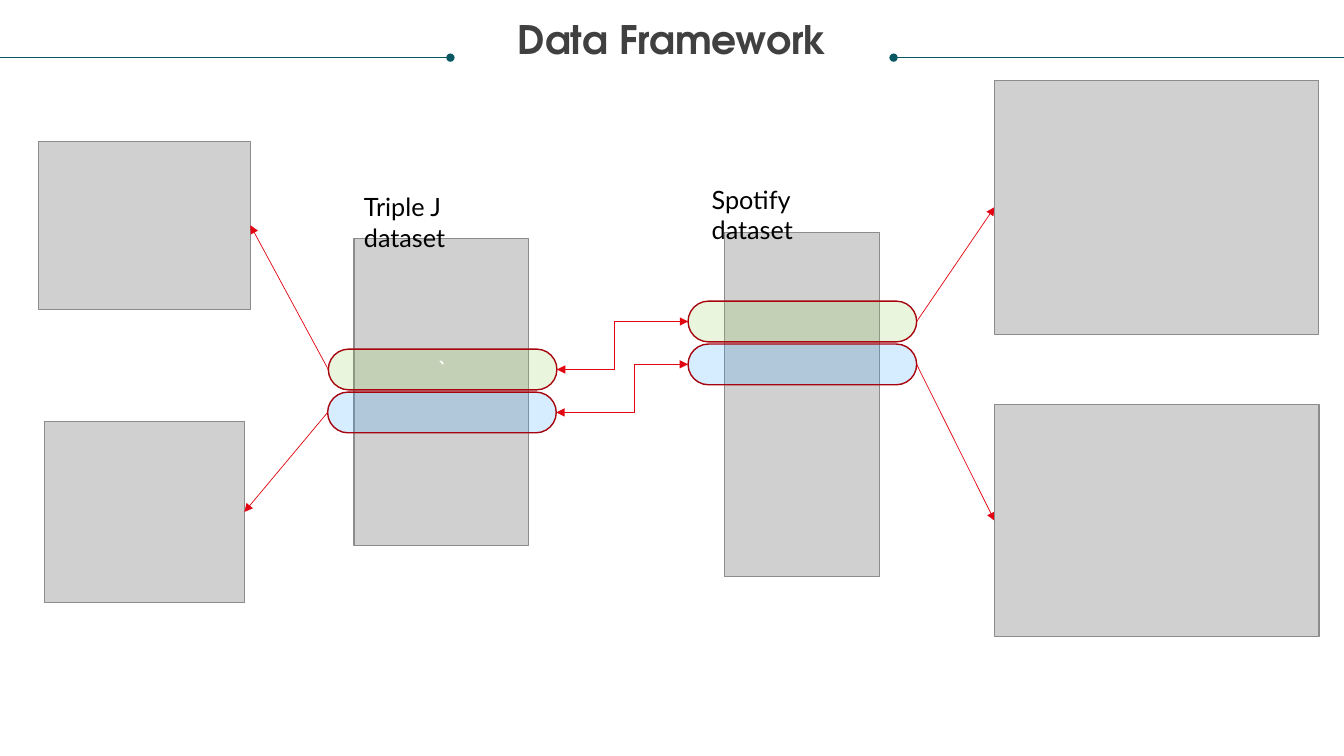
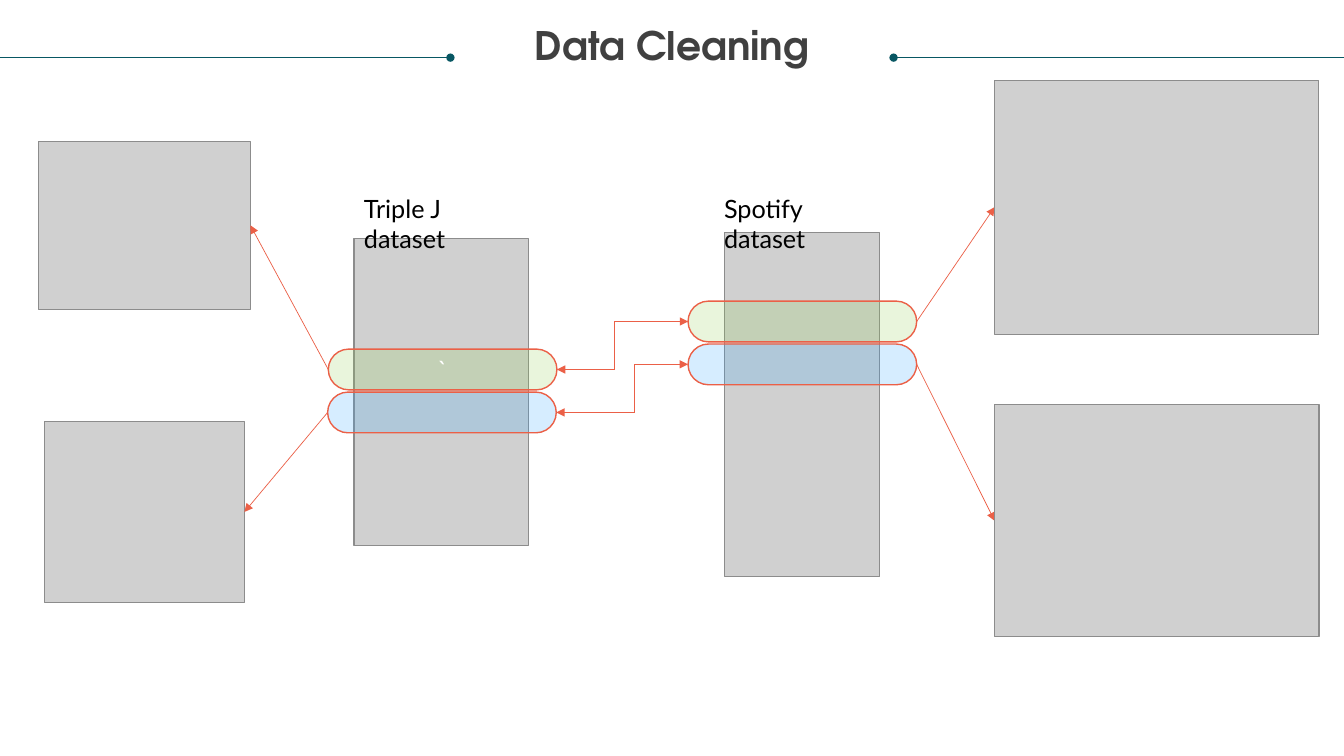
Before and after one commit to relaernu/project_1, a slide deck: slide 6 of Documents/Let the music speak.pptx. Drawn at 1344x756 pixels with LibreOffice and Linux fonts; fonts in the diff are those of the drawing; grey boxes stand for pictures. Boxes give left, top, right and bottom in pixels: in the first picture for what was removed or moved away, otherwise in the second. Text is boxed around its words. In the diff, an @@ line names an element or a change of style, - is before the commit and + after.

```diff
--- a/Documents/Let the music speak.pptx
+++ b/Documents/Let the music speak.pptx
@@ text at <box>535,30,809,69</box>: text changed @@
-Data Framework
+Data Cleaning
@@ text "Spotify dataset": place and size @@
-text "Spotify dataset" at <box>712,190,793,244</box>
+text "Spotify dataset" at <box>724,199,805,252</box>
@@ arrow (917, 322) - (995, 207): stroke #E20613 0.5 pt to #EB6047 0.5 pt @@
@@ arrow (329, 370) - (250, 225): stroke #E20613 0.5 pt to #EB6047 0.5 pt @@
@@ elbow double arrow (558, 370) - (689, 322): stroke #E20613 0.5 pt to #EB6047 0.5 pt @@
@@ outline #A7040E 1 pt to #EB6047 1 pt in 4 elements at <box>328,392,557,433</box>, <box>689,344,918,384</box>, <box>329,349,558,389</box>, <box>689,301,918,342</box> @@
@@ elbow double arrow (557, 412) - (689, 365): stroke #E20613 0.5 pt to #EB6047 0.5 pt @@
@@ arrow (917, 365) - (995, 521): stroke #E20613 0.5 pt to #EB6047 0.5 pt @@
@@ arrow (328, 412) - (244, 512): stroke #E20613 0.5 pt to #EB6047 0.5 pt @@
```
Also in this commit, not shown: 14 other slides changed, 1 slide removed.
